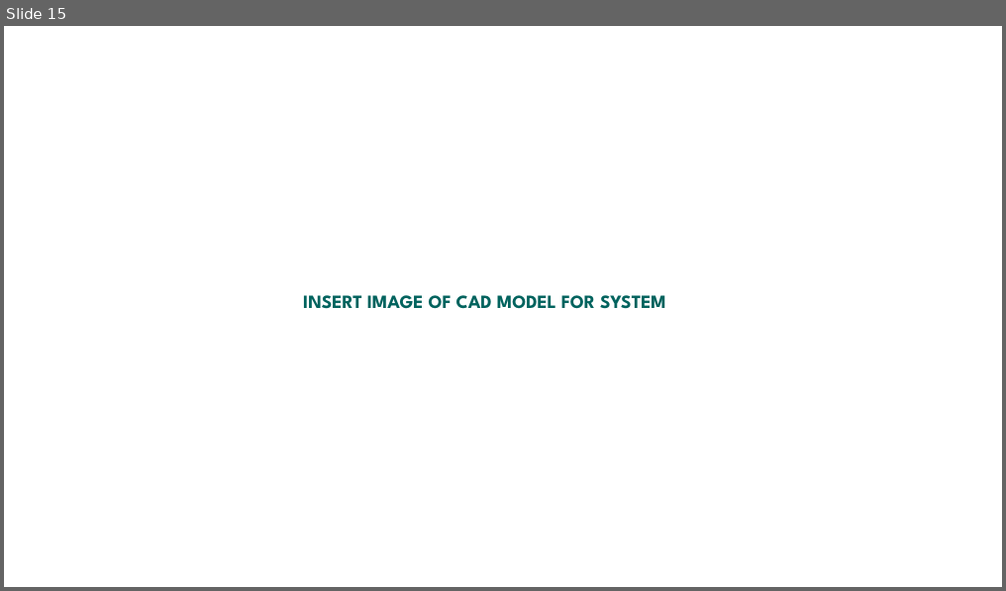
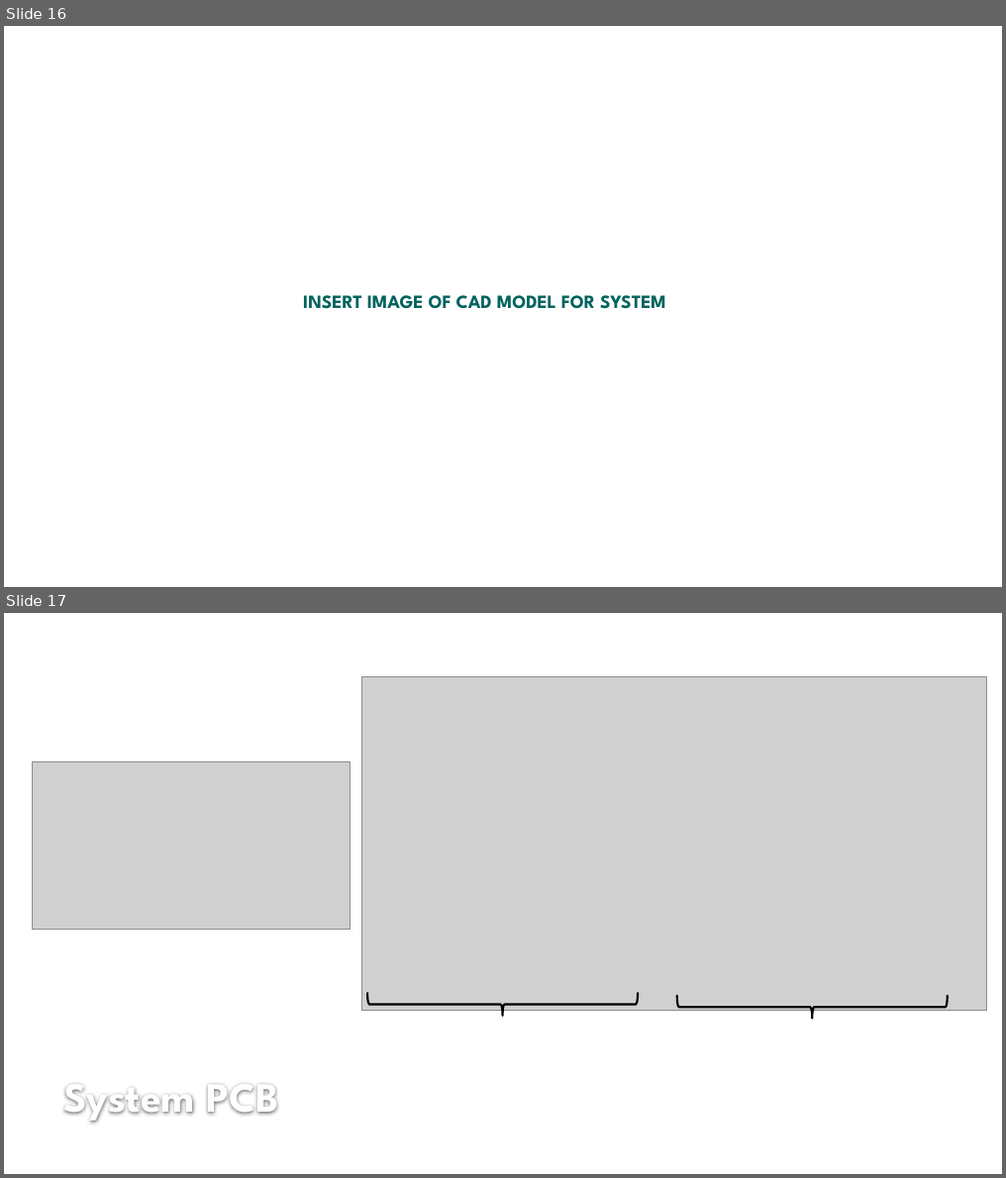
Before and after one commit to lcall3/Controller, a slide deck: doc/report/demo2.pptx. Shown one above the other, each under a label of ours: slide 15 before the commit, slides 16 and 17 after it. The pictures are 1006x591 and 1006x1178 pixels, drawn with LibreOffice and Linux fonts; fonts in the diff are those of the drawing; grey boxes stand for pictures; background and template pictures are left out. Boxes give left, top, right and bottom in pixels: in the first picture for what was removed or moved away, otherwise in the second. Text is boxed around its words. In the diff, an @@ line names an element or a change of style, - is before the commit and + after.

```diff
--- a/doc/report/demo2.pptx
+++ b/doc/report/demo2.pptx
@@ slide 17 added at box(4, 613, 1002, 1174), background #FFFFFF @@
@@ picture added at box(361, 676, 986, 1011) @@
@@ picture added at box(32, 761, 350, 929) @@
@@ right brace added at box(367, 994, 638, 1016), outline #000000 2 pt @@
@@ right brace added at box(677, 996, 947, 1018), outline #000000 2 pt @@
@@ title added at box(63, 1087, 279, 1124), 40 pt, text #FEFEFE, bold @@
+System PCB
@@ what was slide 15 is now slide 16 @@
```
Also in this commit, not shown: 5 slides changed, 1 other slide added, 10 other files.
